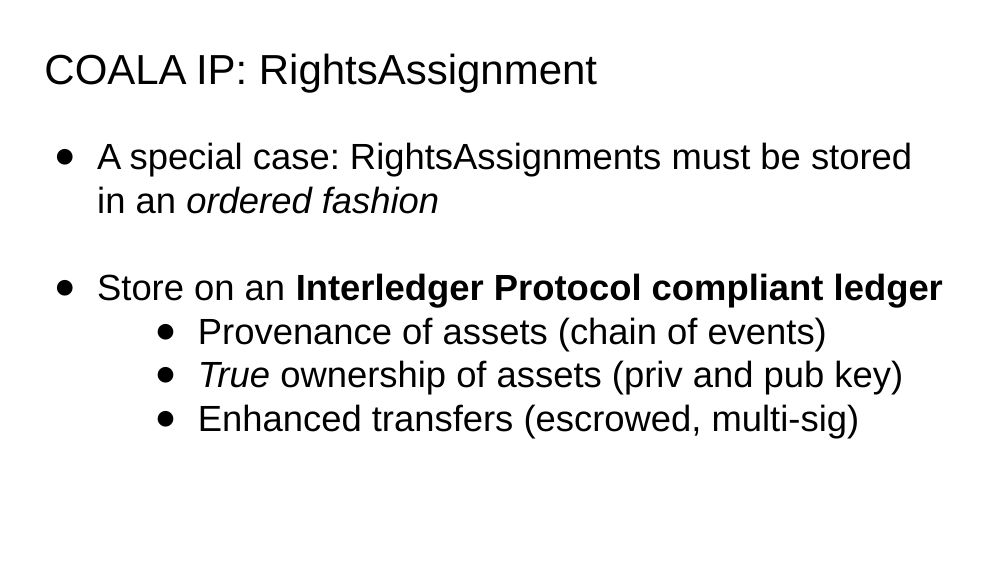
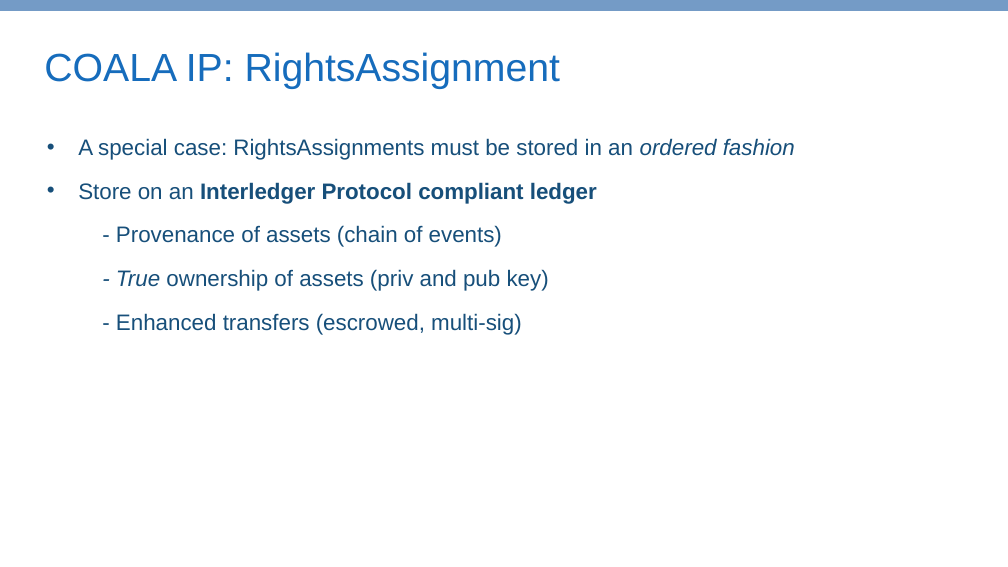
Before and after one commit to COALAIP/specs, a slide deck: slide 20 of presentations/COALA IP - short.pptx. Drawn at 1008x567 pixels with LibreOffice and Linux fonts; fonts in the diff are those of the drawing. Boxes give left, top, right and bottom in pixels: in the first picture for what was removed or moved away, otherwise in the second. Text is boxed around its words. In the diff, an @@ line names an element or a change of style, - is before the commit and + after.

```diff
--- a/presentations/COALA IP - short.pptx
+++ b/presentations/COALA IP - short.pptx
@@ rectangle added at box(0, 0, 1008, 11), fill #749BC6 @@
@@ title "COALA IP: RightsAssignment" at box(44, 52, 561, 89): size 30 to 28 pt, text colour #000000 to #166CBC @@
@@ text at box(78, 138, 795, 204): size 26 to 16 pt, text colour #000000 to #174F7A in "A special case: RightsAssignments must be stored ...", "Store on an Interledger Protocol compliant ledger"; bullet ● to •; more space between paragraphs @@
@@ text at box(116, 225, 549, 335): text changed; size 26 to 16 pt; text colour #000000 to #174F7A @@
-● Provenance of assets (chain of events)
-● True ownership of assets (priv and pub key)
-● Enhanced transfers (escrowed, multi-sig)
+      - Provenance of assets (chain of events)
+      - True ownership of assets (priv and pub key)
+      - Enhanced transfers (escrowed, multi-sig)
```
Also in this commit, not shown: 21 other slides changed, 1 other file.
